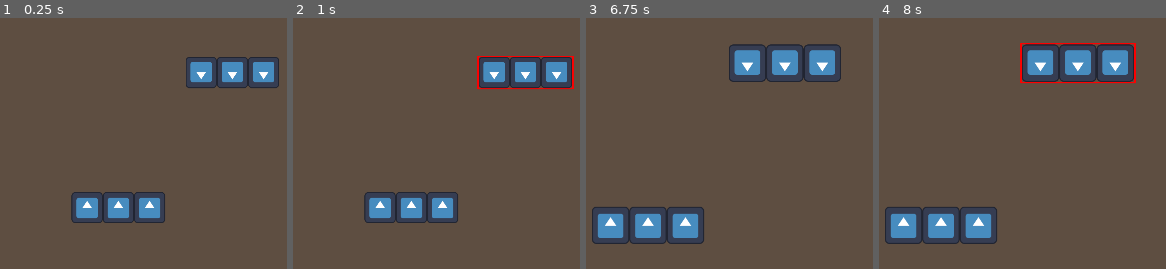
Above: before the commit, frames 1-4 (left to right).
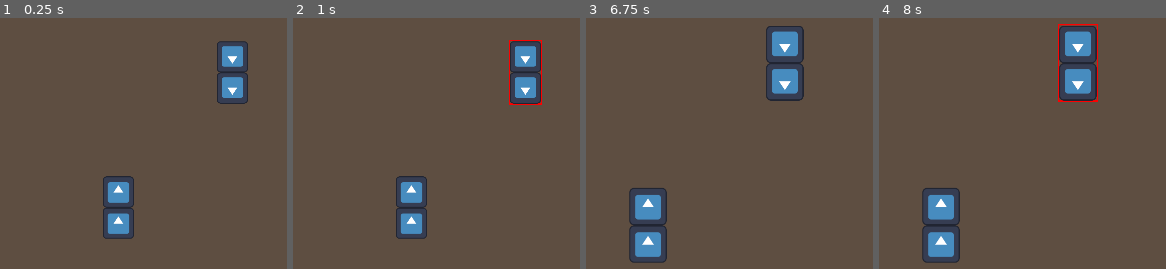
Above: after the commit, the same moments.

Repository: dcellucci/conqsim
Game: Godot game, scene res://debug.tscn
Same seed, same stepped clock (60 frames per second), same inputs: the game is played once before the commit and once after it. The engine's default icon, where the game draws it, is replaced by a stand-in: a white triangle on a blue panel in a dark square.
Inputs (mouse positions are in pixels of both pictures, inside the frame that each line leads up to):
- Up to frame 1 (0.25 s): no input
- Up to frame 2 (1 s): tap Enter (ConfirmMovement) at 0.5 s; drag from (413, 206) to (522, 73) at 0.52 s
- Up to frame 3 (6.75 s): tap Enter (ConfirmMovement) at 1.25, 2, 3.5, 4.25 s; drag from (815, 73) to (706, 206) at 1.27 s; move the mouse to (outside the picture) at 2.02 s; hold Enter (ConfirmMovement) 2.03-2.75 s; click (outside the picture) at 2.17 s; tap Shift (SnapMovement) at 2.3, 3.8, 5.3 s; drag from (769, 231) to (outside the picture) at 2.77 s; move the mouse to (outside the picture) at 3.52 s; hold M (PerformConstrainedMove) 3.53-4.25 s; click (outside the picture) at 3.67 s; drag from (outside the picture) to (689, 28) at 4.27 s; move the mouse to (850, 140) at 5.02 s; press the mouse at (850, 140) at 5.03 s; release the mouse at (850, 140) at 5.75 s; drag from (689, 28) to (706, 206) at 5.77 s; move the mouse to (outside the picture) at 6.52 s; hold Shift (SnapMovement) from 6.53 s (still down); tap Mouse wheel up (ZoomIn) at 6.6 s; click (outside the picture) at 6.67 s
- Up to frame 4 (8 s): release Shift (SnapMovement) at 7.25 s; drag from (945, 163) to (1074, 63) at 7.27 s

The runs differ from the first frame. In frame 1, 9.5% of the frame differs, in the area x 24-98%, y 9-89%; in frame 2, 10%; in frame 3, 14%; in frame 4, 14%, in the area x 2-90%, y 2-98%.

Commit message:
unit cleanup to stand

Diff:
--- a/regiment.gd
+++ b/regiment.gd
@@ -6,8 +6,8 @@
 var pixels_per_inch = 30.
 var stand_size_inches = 2.5
 var stand_size_pixels = stand_size_inches*pixels_per_inch
-var num_stands_wide = 3.
-var num_stands_tall = 1.
+var num_stands_wide = 1.
+var num_stands_tall = 2.
 
 var regiment_size = Vector2(num_stands_wide*stand_size_pixels,num_stands_tall*stand_size_pixels)
 #var stand_scale = stand_size_inches*pixels_per_inch/texture.get_width()
@@ -39,16 +39,16 @@
 func _ready() -> void:
 	$BoundingBox.shape.set_size(regiment_size)
 	# Add the unit sprites
-	var unit = $Unit
+	var stand = $Stand
 	for row in range(num_stands_tall):
 		for col in range(num_stands_wide):
-			var copyunit = unit.duplicate()
+			var copyunit = stand.duplicate()
 			copyunit.visible = true
+			self.add_child(copyunit)
 			copyunit.position = Vector2(
 				(col-num_stands_wide/2.0+0.5)*stand_size_pixels
 			  , (row-num_stands_tall/2.0+0.5)*stand_size_pixels
 			  )
-			self.add_child(copyunit)
 	$ConstrainedMoveUI.visible = false
 	# Position the wheel left button
 	$ConstrainedMoveUI/WheelLeftButton.position = Vector2(
@@ -133,7 +133,6 @@
 		var disp_vec = Vector2(0, mouse_vec.y - move_start_position.y)
 		if Input.is_action_pressed("SnapMovement"):
 			disp_vec = Vector2(0,  round_delta_factor_to_nearest_increment(disp_vec.y, 1.*pixels_per_inch))
-			print(disp_vec)
 		transform = start_transform.translated_local(disp_vec)
 		update_total_move.emit((total_move-disp_vec.y)/pixels_per_inch)
 
--- a/regiment.tscn
+++ b/regiment.tscn
@@ -1,7 +1,7 @@
 [gd_scene load_steps=7 format=3 uid="uid://c5cii5i2h68xo"]
 
 [ext_resource type="Script" path="res://regiment.gd" id="1_sqsrb"]
-[ext_resource type="PackedScene" uid="uid://cdwy8aj77yu32" path="res://unit.tscn" id="2_krtoi"]
+[ext_resource type="PackedScene" uid="uid://cdwy8aj77yu32" path="res://stand.tscn" id="2_krtoi"]
 [ext_resource type="Script" path="res://line_of_sight_labels.gd" id="3_tamgp"]
 [ext_resource type="Script" path="res://move_forward_button.gd" id="5_knjt4"]
 
@@ -18,7 +18,7 @@
 position = Vector2(8, -1)
 shape = SubResource("RectangleShape2D_pqu2b")
 
-[node name="Unit" parent="." instance=ExtResource("2_krtoi")]
+[node name="Stand" parent="." instance=ExtResource("2_krtoi")]
 visible = false
 
 [node name="LineOfSightLabels" type="Control" parent="."]
--- a/sprite_2d.gd
+++ /dev/null
@@ -1,46 +0,0 @@
-extends Sprite2D
-
-
-var speed = 400
-var angular_speed = PI
-var total_move = 0
-var pixels_per_inch = 30
-var stand_size_inches = 2.5
-var num_stands_wide = 3
-var num_stands_tall = 1
-var stand_scale = stand_size_inches*pixels_per_inch/texture.get_width()
-
-enum MoveState {IDLE, FORWARD, WHEEL_LEFT, WHEEL_RIGHT}
-
-var current_move_state = MoveState.IDLE
-var movelist = []
-var start_position = position
-var start_transform = transform
-var delta_factor = 0
-
-func _init() -> void:
-	transform = transform.scaled_local(Vector2(stand_scale, stand_scale))
-
-func _process(delta: float) -> void:
-	pass
-
-# We want a keypress to take us into a mode, where we can then increase/decrease the value
-# we then confirm, goes back to an IDLE where we then can choose a new mode
-# label that shows total distance travelled
-# also a set of vectors illustrating the movement??
-
-
-
-func wheel(starting_transform: Transform2D, amount:float, direction:int) -> Transform2D:
-	var reg_width = stand_size_inches*num_stands_wide*pixels_per_inch
-	var reg_height = stand_size_inches*num_stands_tall*pixels_per_inch
-	var disp_vec = Vector2(
-		 -reg_width/2
-		, reg_height/2
-		)
-	if direction == 1:
-		disp_vec = Vector2(
-			reg_width/2
-		  , reg_height/2
-		  )
-	return starting_transform.translated_local(-disp_vec).rotated_local(amount).translated_local(disp_vec)
--- /dev/null
+++ b/stand.gd
@@ -0,0 +1,22 @@
+extends Sprite2D
+
+
+var stand_size_inches = 2.5
+
+var base_transform
+
+func _init() -> void:
+	base_transform = transform
+
+func _ready() -> void:
+	var pixels_per_inch = $"/root/GameInfo".pixels_per_inch
+	var stand_scale = stand_size_inches*pixels_per_inch/texture.get_width()
+	transform = base_transform.scaled_local(Vector2(stand_scale, stand_scale))
+
+func _process(delta: float) -> void:
+	pass
+
+# We want a keypress to take us into a mode, where we can then increase/decrease the value
+# we then confirm, goes back to an IDLE where we then can choose a new mode
+# label that shows total distance travelled
+# also a set of vectors illustrating the movement??
--- /dev/null
+++ b/stand.tscn
@@ -0,0 +1,9 @@
+[gd_scene load_steps=3 format=3 uid="uid://cdwy8aj77yu32"]
+
+[ext_resource type="Texture2D" uid="uid://cxhm8xg5x13fg" path="res://icon.svg" id="1_40asr"]
+[ext_resource type="Script" path="res://stand.gd" id="2_ooup0"]
+
+[node name="Stand" type="Sprite2D"]
+z_index = 1
+texture = ExtResource("1_40asr")
+script = ExtResource("2_ooup0")
--- a/unit.tscn
+++ /dev/null
@@ -1,9 +0,0 @@
-[gd_scene load_steps=3 format=3 uid="uid://cdwy8aj77yu32"]
-
-[ext_resource type="Texture2D" uid="uid://cxhm8xg5x13fg" path="res://icon.svg" id="1_51ie1"]
-[ext_resource type="Script" path="res://sprite_2d.gd" id="2_5dwmw"]
-
-[node name="Unit" type="Sprite2D"]
-z_index = 1
-texture = ExtResource("1_51ie1")
-script = ExtResource("2_5dwmw")
